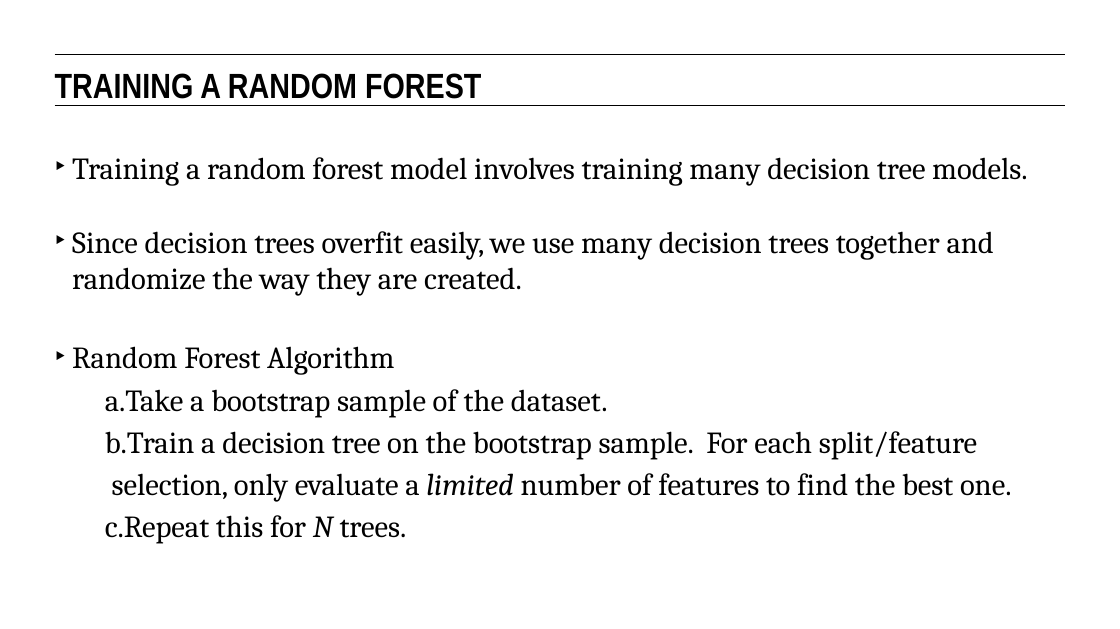
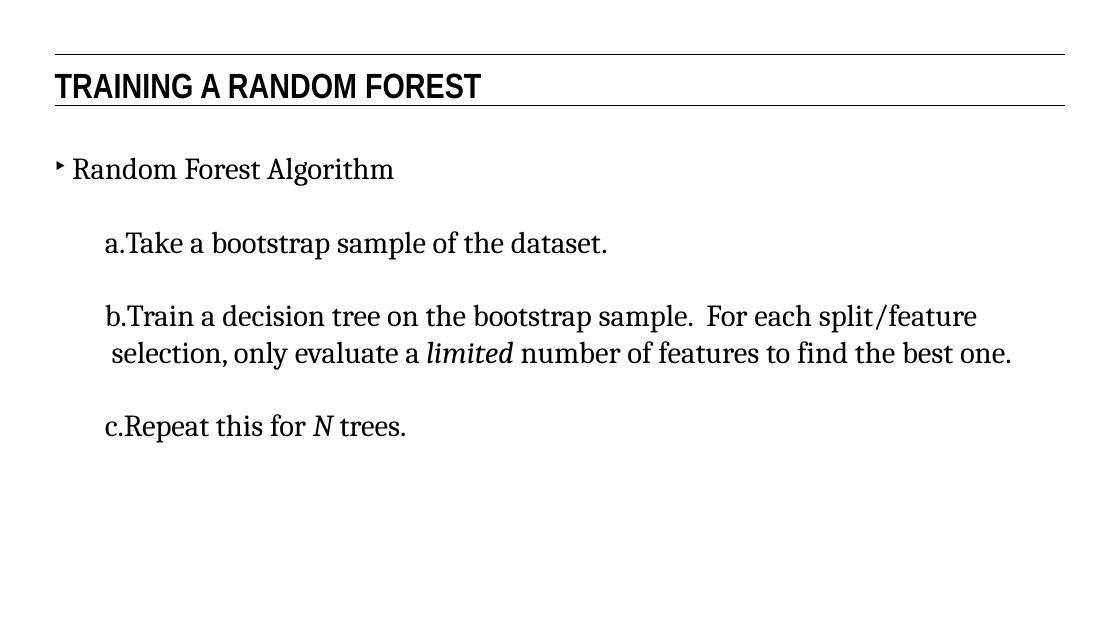
Before and after one commit to eflautt/ga-data-science, a slide deck: slide 44 of lessons/lesson-12/12-decision-trees-and-random-forests.pptx (slide 39 before the commit). Drawn at 1120x629 pixels with LibreOffice and Linux fonts; fonts in the diff are those of the drawing. Boxes give left, top, right and bottom in pixels: in the first picture for what was removed or moved away, otherwise in the second. Text is boxed around its words. In the diff, an @@ line names an element or a change of style, - is before the commit and + after.

```diff
--- a/lessons/lesson-12/12-decision-trees-and-random-forests.pptx
+++ b/lessons/lesson-12/12-decision-trees-and-random-forests.pptx
@@ text "Random Forest Algorithm" at [72,157,1012,443]: line spacing 1.15 to 1 @@
@@ text at [72,157,1028,296]: paragraphs removed @@
-‣ Training a random forest model involves training many decision tree models.
-‣ Since decision trees overfit easily, we use many decision trees together and randomize the way they are created.
```
Also in this commit, not shown: 11 other slides changed, 5 slides added.
